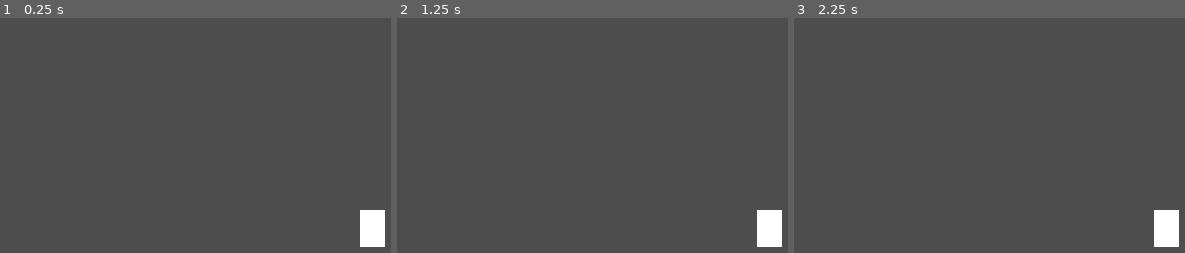
Above: before the commit, frames 1-3 (left to right).
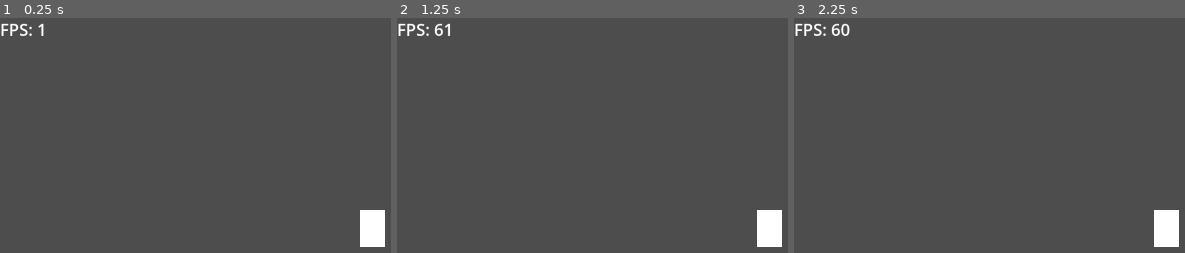
Above: after the commit, the same moments.

Repository: Faltrenn/FightingGame
Game: Godot game, scene res://Scenes/main.tscn
The game is run twice, just before and just after one commit, with the same random seed, the same clock (stepped at 60 frames per second) and the same inputs.
Inputs:
- Up to frame 1 (0.25 s): no input
- Up to frame 2 (1.25 s): tap Enter at 0.5 s
- Up to frame 3 (2.25 s): tap Space at 2 s

The runs differ from the first frame. In frame 1, 0.3% of the frame differs, in the area x 0-12%, y 2-8%; in frame 2, 0.3%; in frame 3, 0.4%, in the area x 0-15%, y 2-8%.

Commit message:
Adição de um contador e FPS.

Diff:
--- a/Scenes/main.tscn
+++ b/Scenes/main.tscn
@@ -7,15 +7,28 @@
 
 [sub_resource type="RectangleShape2D" id="RectangleShape2D_hpr3w"]
 
+[sub_resource type="LabelSettings" id="LabelSettings_skb6c"]
+font_size = 40
+
 [node name="Main" type="Node2D"]
 
 [node name="Player" type="CharacterBody2D" parent="."]
 position = Vector2(894, 506)
 script = ExtResource("1_gguk6")
 
-[node name="MeshInstance2D" type="MeshInstance2D" parent="Player"]
+[node name="Mesh" type="MeshInstance2D" parent="Player"]
 mesh = SubResource("QuadMesh_6kp4q")
 
-[node name="CollisionShape2D" type="CollisionShape2D" parent="Player"]
+[node name="Hitbox" type="CollisionShape2D" parent="Player"]
 scale = Vector2(3, 4.5)
 shape = SubResource("RectangleShape2D_hpr3w")
+
+[node name="Effects" type="Node" parent="Player"]
+
+[node name="UI" type="CanvasLayer" parent="."]
+
+[node name="FPSCounter" type="Label" parent="UI"]
+offset_right = 40.0
+offset_bottom = 23.0
+text = "FPS: 30"
+label_settings = SubResource("LabelSettings_skb6c")
--- /dev/null
+++ b/Scripts/Effect.gd
@@ -0,0 +1,27 @@
+class_name Effect
+extends Node
+
+var duration: float
+var delta_tick: float
+var ticks: int
+var player: Player
+
+var timer: float
+
+
+func init(_duration: float, _ticks: int, _player: Player):
+	duration = _duration
+	ticks = _ticks
+	delta_tick = _duration/_ticks
+	player = _player
+
+func tick(): pass
+
+func _process(delta):
+	timer += delta
+	if timer >= delta_tick:
+		timer = 0
+		tick()
+		ticks -= 1
+		if ticks == 0:
+			queue_free()
--- a/Scripts/Player.gd
+++ b/Scripts/Player.gd
@@ -1,18 +1,24 @@
+extends Entity
 class_name Player
-extends Entity
 
 const projectile = preload("res://Scenes/projectile.tscn")
+
+@onready var fps_counter: Label = $"../UI/FPSCounter"
 
 func _ready():
 	init(100, 700)
 
-func _process(delta):
+func _process(_delta):
 	var look_input = Input.get_vector("look_left", "look_right", "look_up", "look_down").normalized()
 	if Input.is_action_pressed("skill_1"):
 		var p = projectile.instantiate() as Projectile
 		get_node("/root").add_child(p)
 		p.position = position
 		p.init(look_input)
+	if Input.is_action_pressed("skill_2"):
+		pass
+
+	fps_counter.text = "FPS: " + str(Engine.get_frames_per_second())
 
 func _physics_process(_delta):
 	var direction = Input.get_vector("move_left", "move_right", "move_up", "move_down")
--- a/Scripts/Skills/Char1/Char1Skill1.gd
+++ b/Scripts/Skills/Char1/Char1Skill1.gd
@@ -4,4 +4,4 @@
 func _ready():
 	cooldown = 1.5
 
-func execute(player: Player):
+func execute(player: Player): pass
--- a/project.godot
+++ b/project.godot
@@ -86,3 +86,7 @@
 "events": [Object(InputEventJoypadMotion,"resource_local_to_scene":false,"resource_name":"","device":-1,"axis":2,"axis_value":1.0,"script":null)
 ]
 }
+
+[rendering]
+
+textures/vram_compression/import_etc2_astc=true
Not shown: 1 places in Scenes/main.tscn that only renumber resources
Not shown, added: export_presets.cfg
